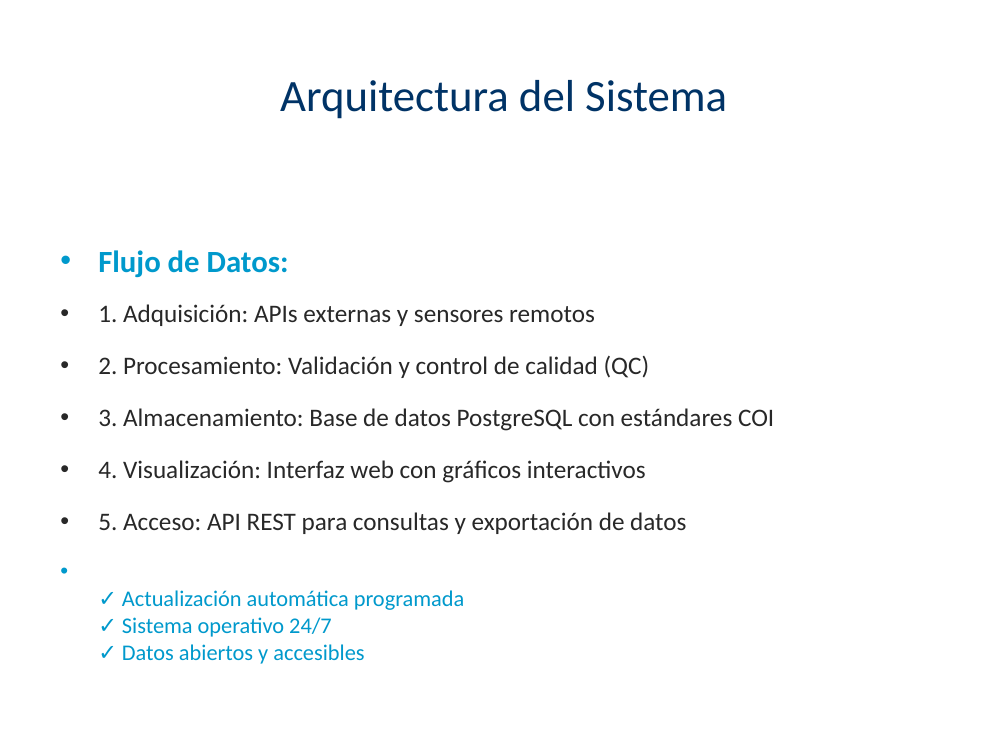
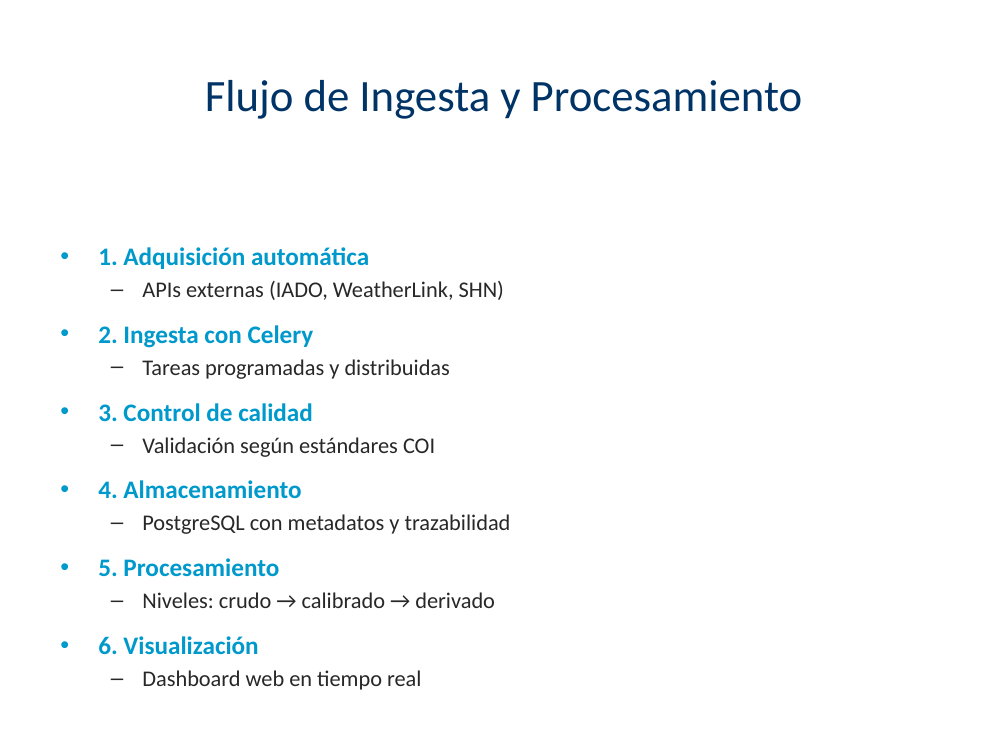
Before and after one commit to pablo27207/services, a slide deck: slide 10 of Presentacion_OOGSJ_XIIJNCM.pptx (slide 8 before the commit). Drawn at 1008x756 pixels with LibreOffice and Linux fonts; fonts in the diff are those of the drawing. Boxes give left, top, right and bottom in pixels: in the first picture for what was removed or moved away, otherwise in the second. Text is boxed around its words. In the diff, an @@ line names an element or a change of style, - is before the commit and + after.

```diff
--- a/Presentacion_OOGSJ_XIIJNCM.pptx
+++ b/Presentacion_OOGSJ_XIIJNCM.pptx
@@ title at bbox=[205, 80, 802, 119]: text changed @@
-Arquitectura del Sistema
+Flujo de Ingesta y Procesamiento
@@ text at bbox=[98, 247, 511, 690]: text changed; size 18 to 16 pt @@
-• Flujo de Datos:
-• 1. Adquisición: APIs externas y sensores remotos
-• 2. Procesamiento: Validación y control de calidad (QC)
-• 3. Almacenamiento: Base de datos PostgreSQL con estándares COI
-• 4. Visualización: Interfaz web con gráficos interactivos
-• 5. Acceso: API REST para consultas y exportación de datos
-• ✓ Actualización automática programada
-  ✓ Sistema operativo 24/7
-  ✓ Datos abiertos y accesibles
+• 1. Adquisición automática
+  – APIs externas (IADO, WeatherLink, SHN)
+• 2. Ingesta con Celery
+  – Tareas programadas y distribuidas
+• 3. Control de calidad
+  – Validación según estándares COI
+• 4. Almacenamiento
+  – PostgreSQL con metadatos y trazabilidad
+• 5. Procesamiento
+  – Niveles: crudo → calibrado → derivado
+• 6. Visualización
+  – Dashboard web en tiempo real
```
Also in this commit, not shown: 11 other slides changed, 3 slides added, 2 slides removed, 1 other file.
